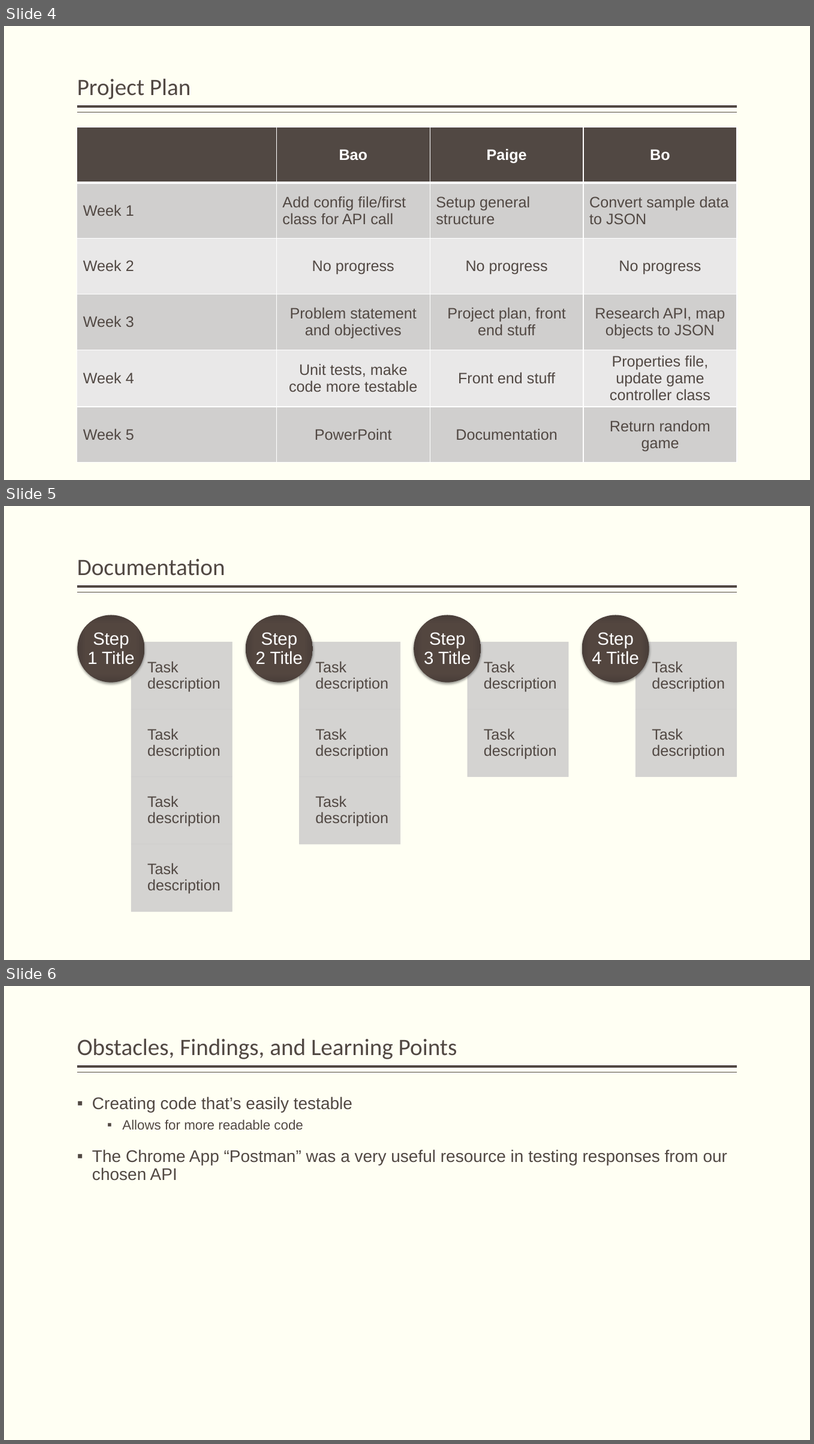
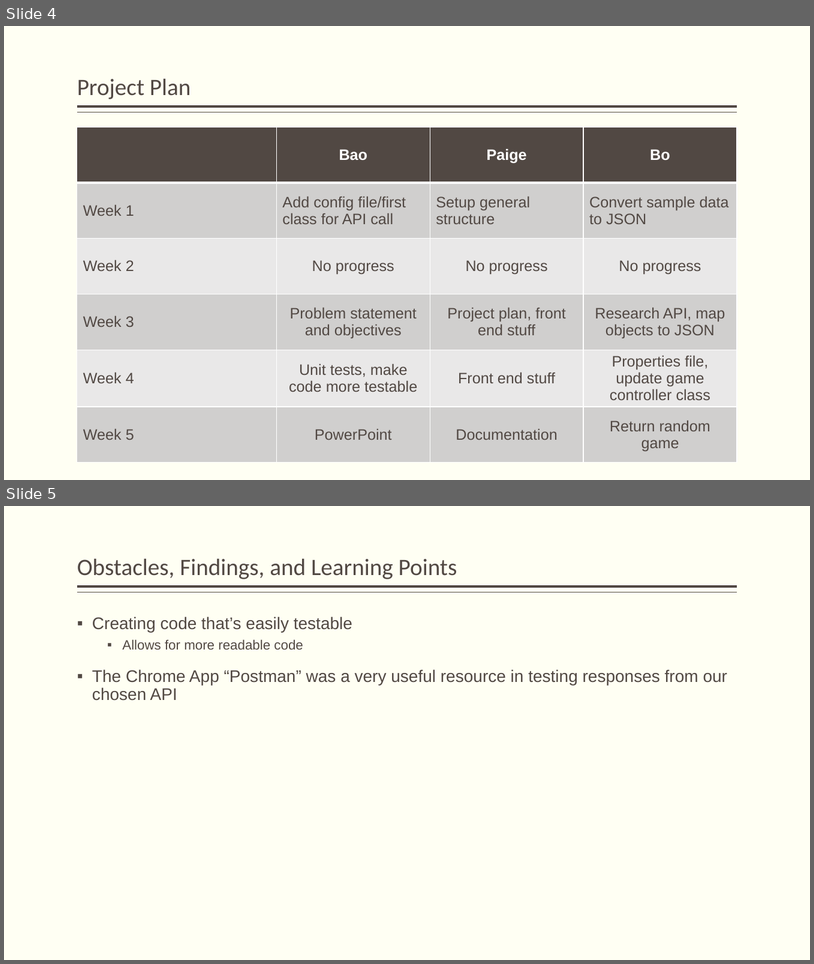
Before and after one commit to paigeyahnke/first-rate-games, a slide deck: First-Rate-Games.pptx. Shown one above the other, each under a label of ours: slides 4, 5 and 6 before the commit, slides 4 and 5 after it. The pictures are 814x1444 and 814x964 pixels, drawn with LibreOffice and Linux fonts; fonts in the diff are those of the drawing. Boxes give left, top, right and bottom in pixels: in the first picture for what was removed or moved away, otherwise in the second. Text is boxed around its words. In the diff, an @@ line names an element or a change of style, - is before the commit and + after.

Commit message:
updating ppt

```diff
--- a/First-Rate-Games.pptx
+++ b/First-Rate-Games.pptx
@@ slide 5 removed at bbox=[4, 506, 810, 960], background #FFFFF3; not listed: 2 template elements that a slide beside it also shows @@
@@ title removed at bbox=[77, 559, 225, 576] @@
-Documentation
@@ group removed at bbox=[77, 615, 737, 912]: 15 texts, 11 rectangles, 4 ellipses @@
-Task description
-Task description
-Task description
-Task description
-Step 1 Title
-Task description
-Task description
-Task description
-Step 2 Title
-Task description
-Task description
-Step 3 Title
-Task description
-Task description
-Step 4 Title
@@ what was slide 6 is now slide 5 @@
```
